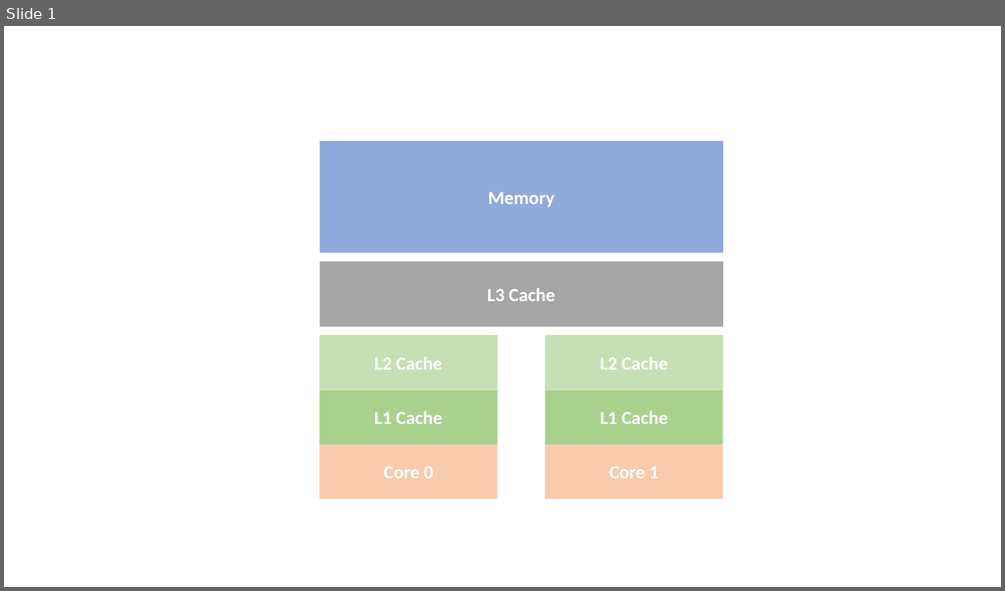
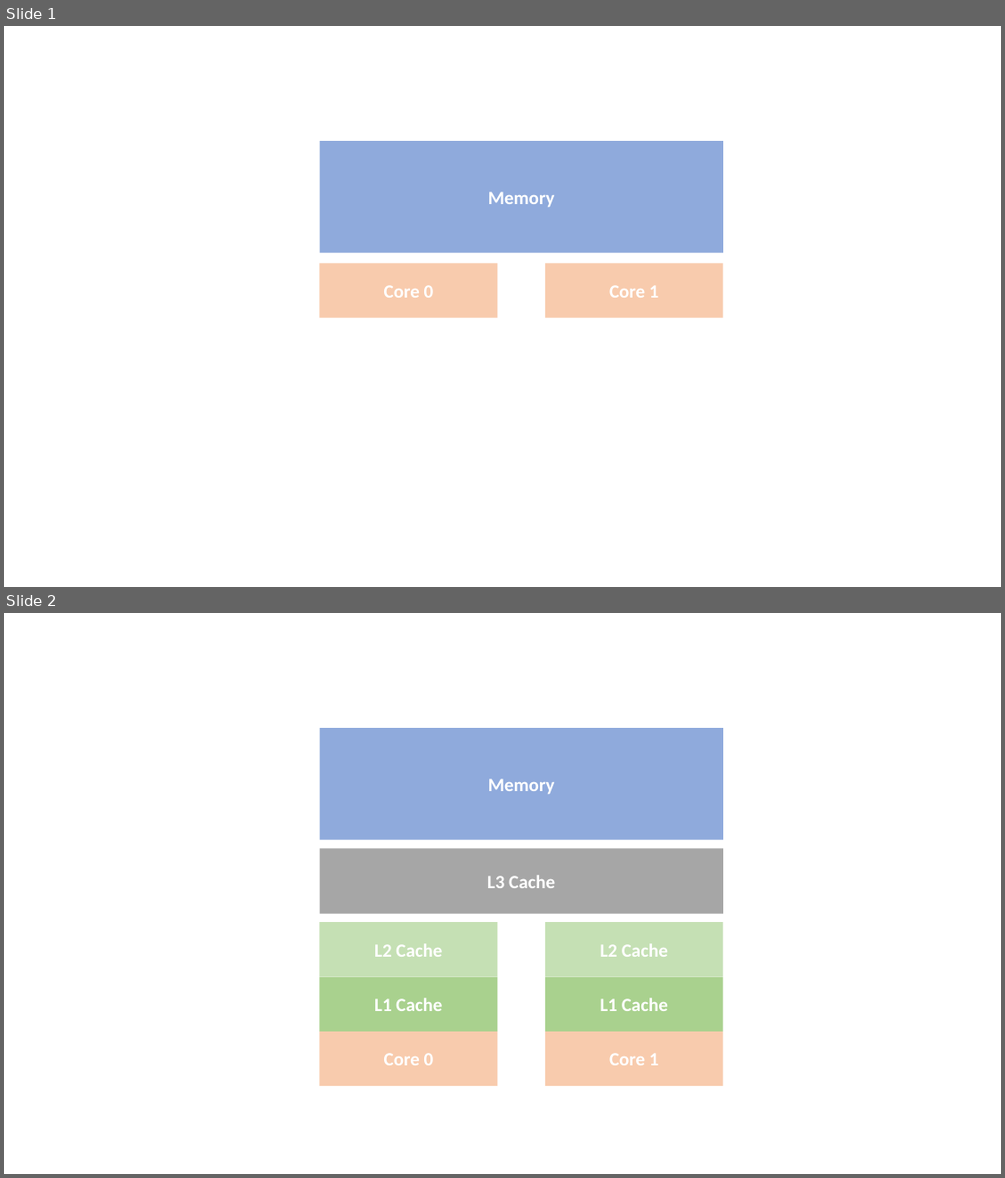
Before and after one commit to joyrap/joyrap.github.io, a slide deck: ppt/Locks_on_multicore.pptx. Shown one above the other, each under a label of ours: slide 1 before the commit, slides 1 and 2 after it. The pictures are 1005x591 and 1005x1178 pixels, drawn with LibreOffice and Linux fonts; fonts in the diff are those of the drawing. Boxes give left, top, right and bottom in pixels: in the first picture for what was removed or moved away, otherwise in the second. Text is boxed around its words. In the diff, an @@ line names an element or a change of style, - is before the commit and + after.

```diff
--- a/ppt/Locks_on_multicore.pptx
+++ b/ppt/Locks_on_multicore.pptx
@@ slide 1 added at box(4, 26, 1001, 587), background #FFFFFF @@
@@ rectangle added at box(320, 141, 723, 253), fill #8FAADC, 18 pt, text #FFFFFF, bold @@
+Memory
@@ rectangle added at box(320, 263, 498, 318), fill #F8CBAD, 18 pt, text #FFFFFF, bold @@
+Core 0
@@ rectangle added at box(545, 263, 723, 318), fill #F8CBAD, 18 pt, text #FFFFFF, bold @@
+Core 1
@@ what was slide 1 is now slide 2 @@
```
Also in this commit, not shown: 4 other files.
